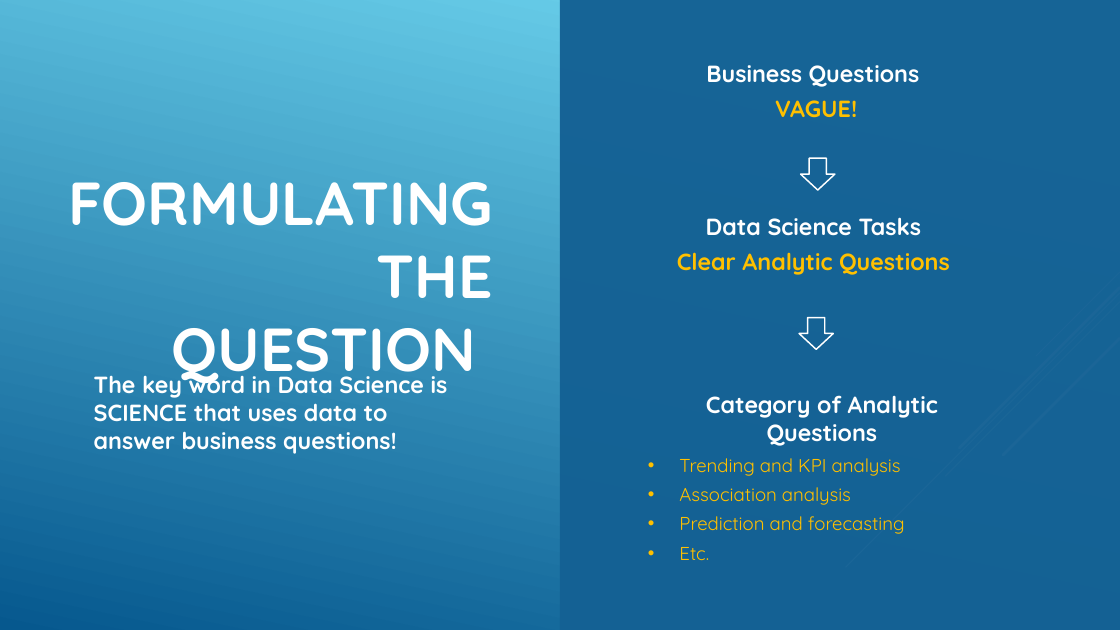
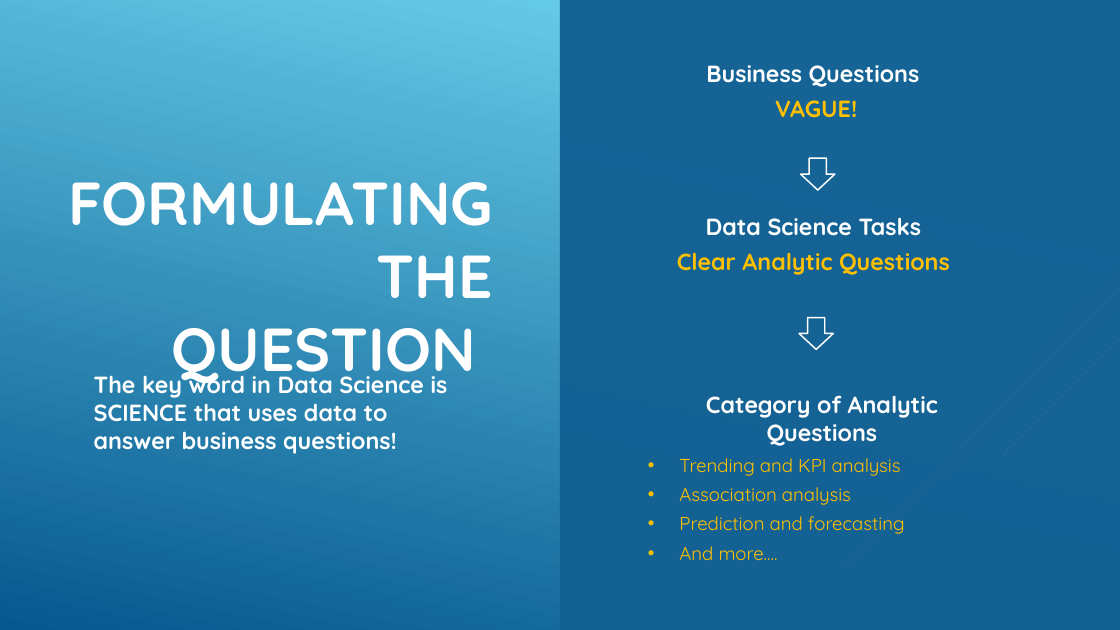
Before and after one commit to pengdsci/STA551, a slide deck: slide 11 of w01/What-is-data-sience.pptx. Drawn at 1120x630 pixels with LibreOffice and Linux fonts; fonts in the diff are those of the drawing. Boxes give left, top, right and bottom in pixels: in the first picture for what was removed or moved away, otherwise in the second. Text is boxed around its words. In the diff, an @@ line names an element or a change of style, - is before the commit and + after.

```diff
--- a/w01/What-is-data-sience.pptx
+++ b/w01/What-is-data-sience.pptx
@@ text at [679, 546, 778, 560]: text changed @@
-• Etc.
+• And more….
```
Also in this commit, not shown: 4 other slides changed.
